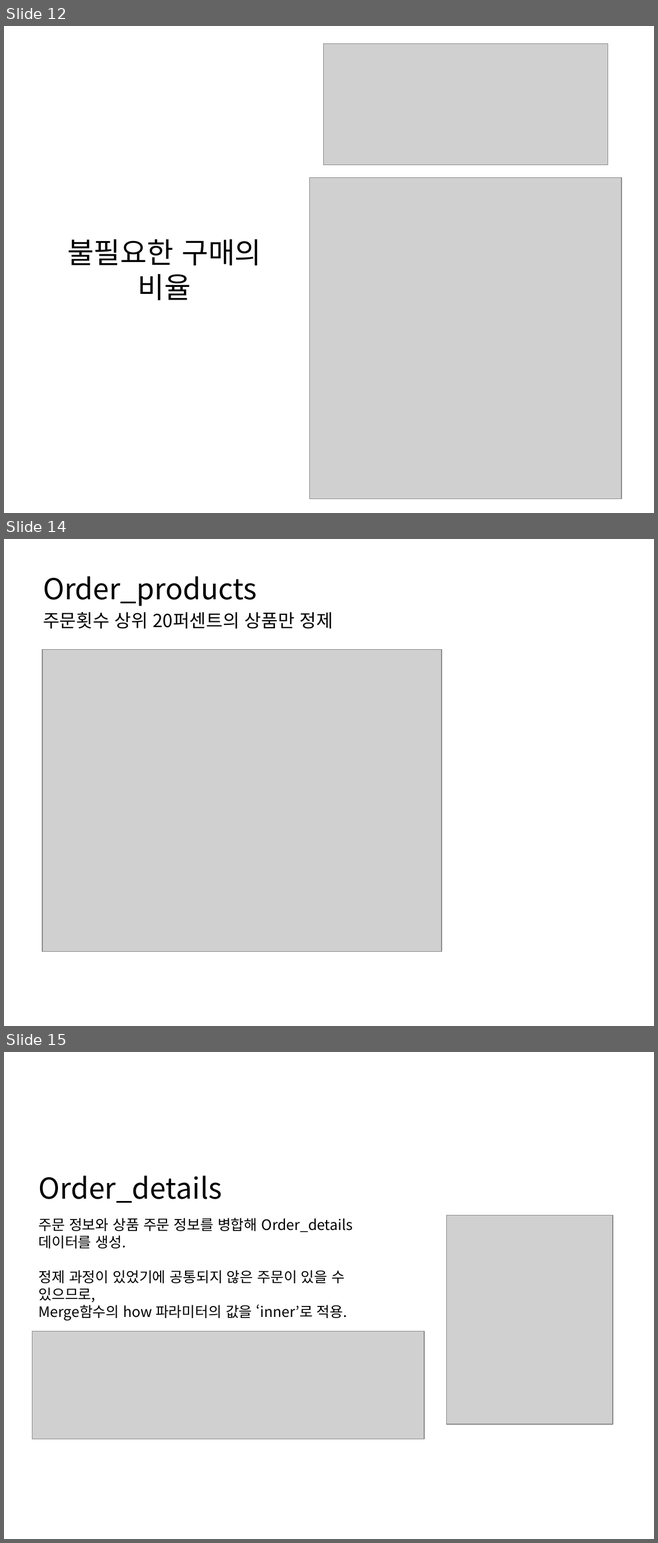
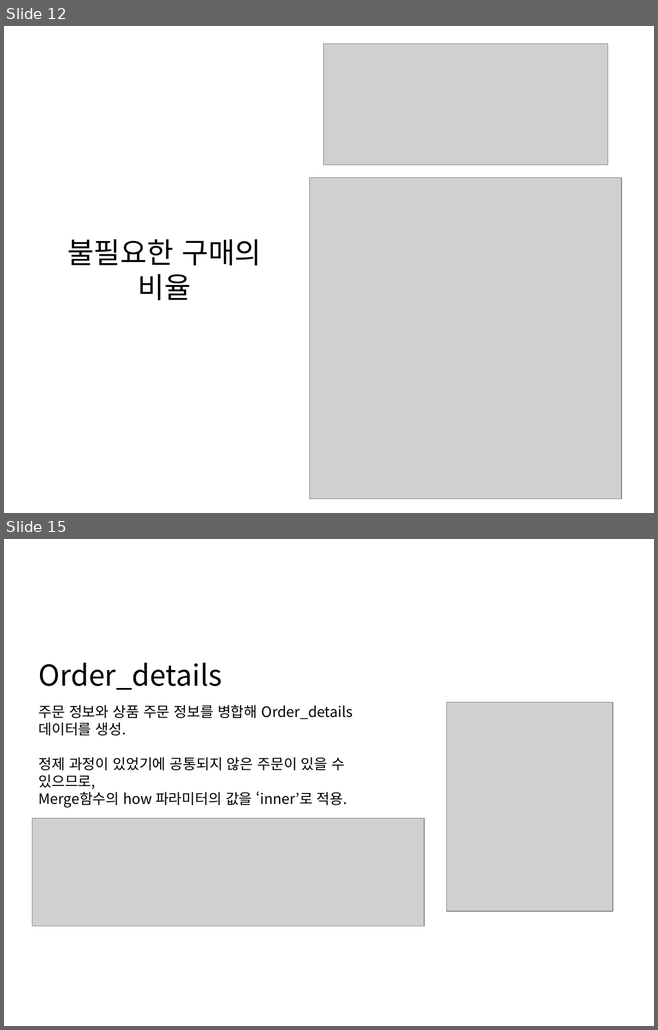
Before and after one commit to WasVelinn/1stPerSonalProjecT, a slide deck: 프레젠테이션1.pptx. Shown one above the other, each under a label of ours: slides 12, 14 and 15 before the commit, slides 12 and 15 after it; the slides between them are not shown. The pictures are 658x1543 and 658x1030 pixels, drawn with LibreOffice and Linux fonts; fonts in the diff are those of the drawing; grey boxes stand for pictures. Boxes give left, top, right and bottom in pixels: in the first picture for what was removed or moved away, otherwise in the second. Text is boxed around its words. In the diff, an @@ line names an element or a change of style, - is before the commit and + after.

```diff
--- a/프레젠테이션1.pptx
+++ b/프레젠테이션1.pptx
@@ slide 14 removed at (4, 539, 654, 1026), background #FFFFFF @@
@@ text removed at (43, 576, 332, 629) @@
-Order_products
-주문횟수 상위 20퍼센트의 상품만 정제
@@ picture removed at (42, 649, 441, 951) @@
```
Also in this commit, not shown: 11 slides changed, 4 slides added, 2 other slides removed, 8 other files.
